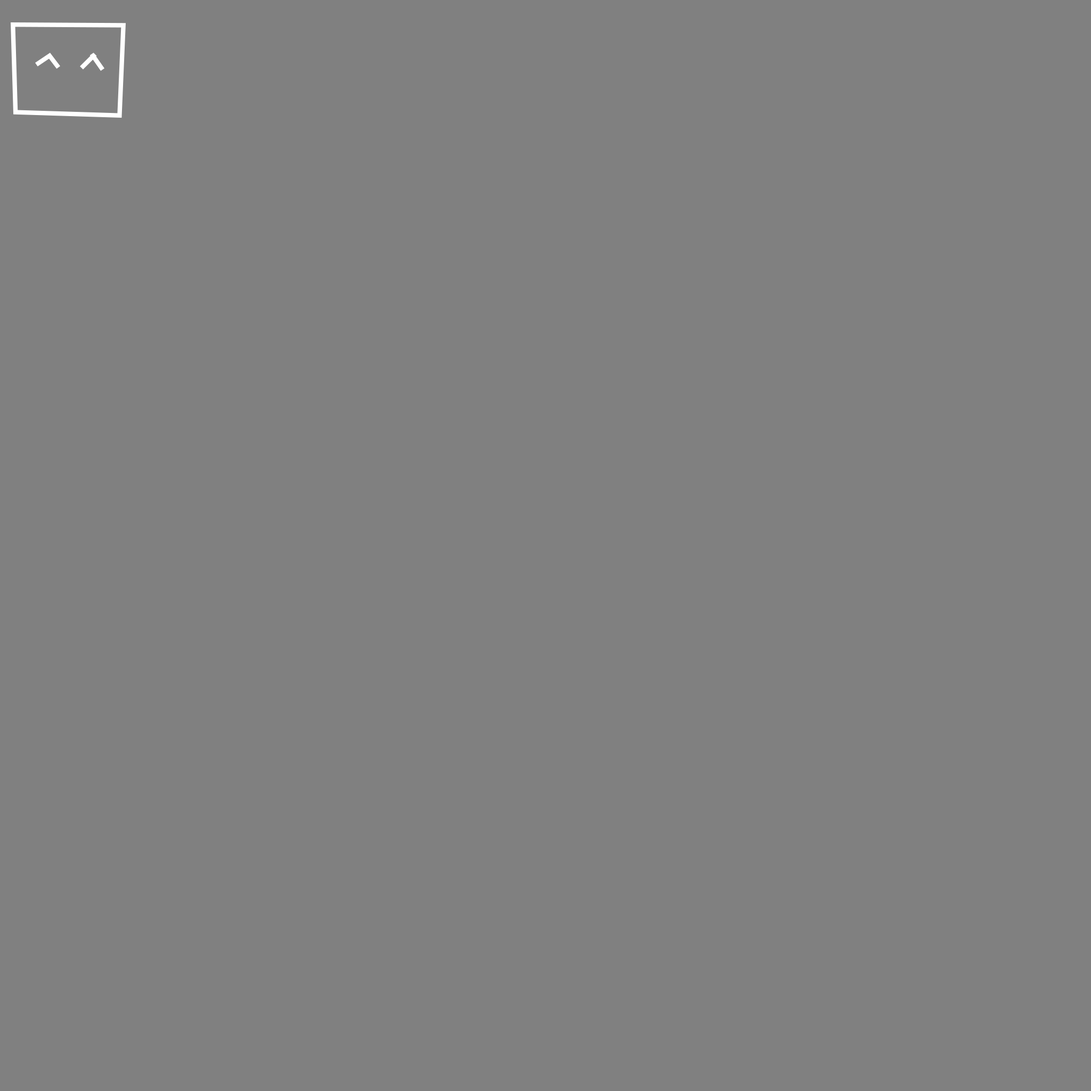
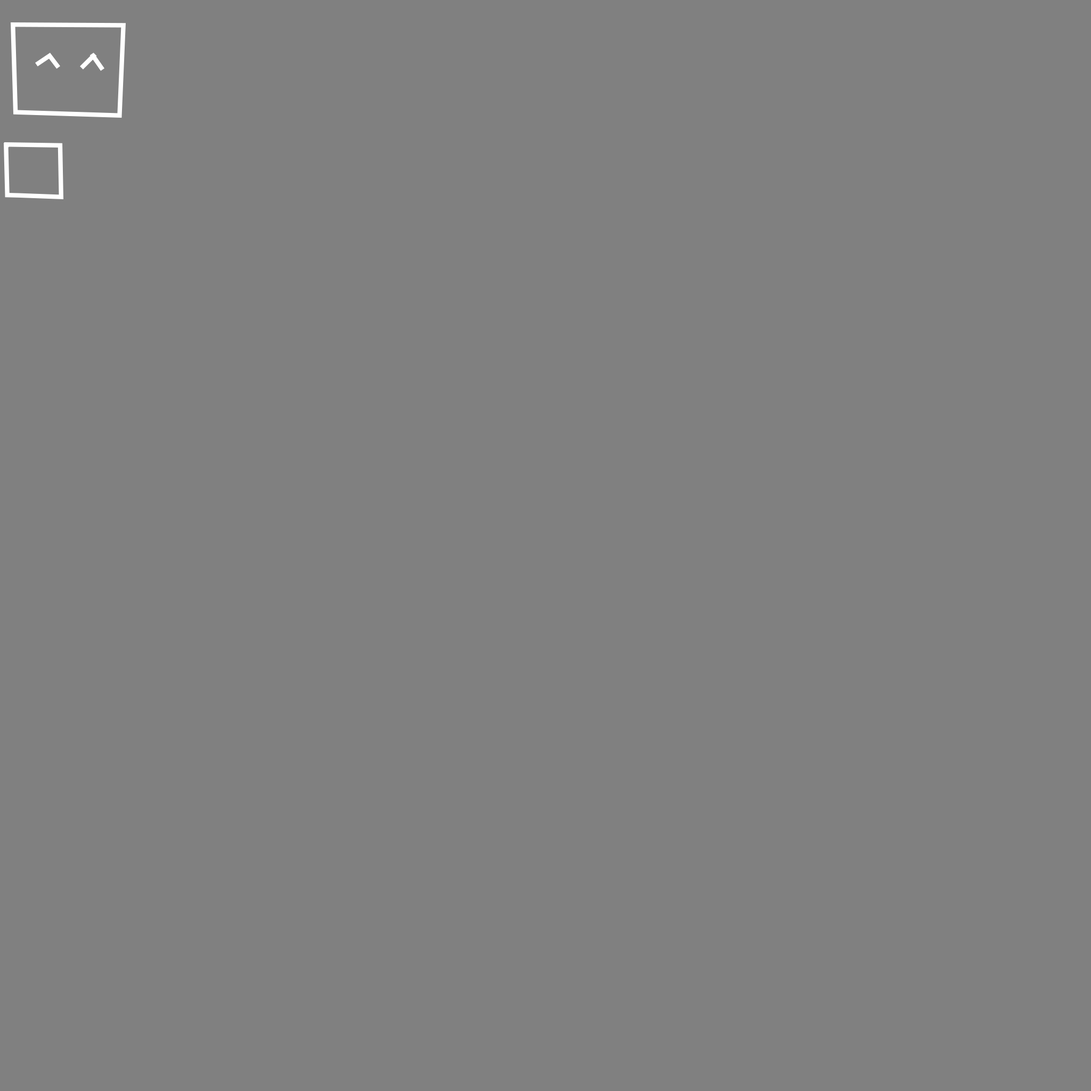
Layered file, before and after one edit (1091×1091). Changes by layer:
added layer "Key" over [3, 142, 64, 200]
